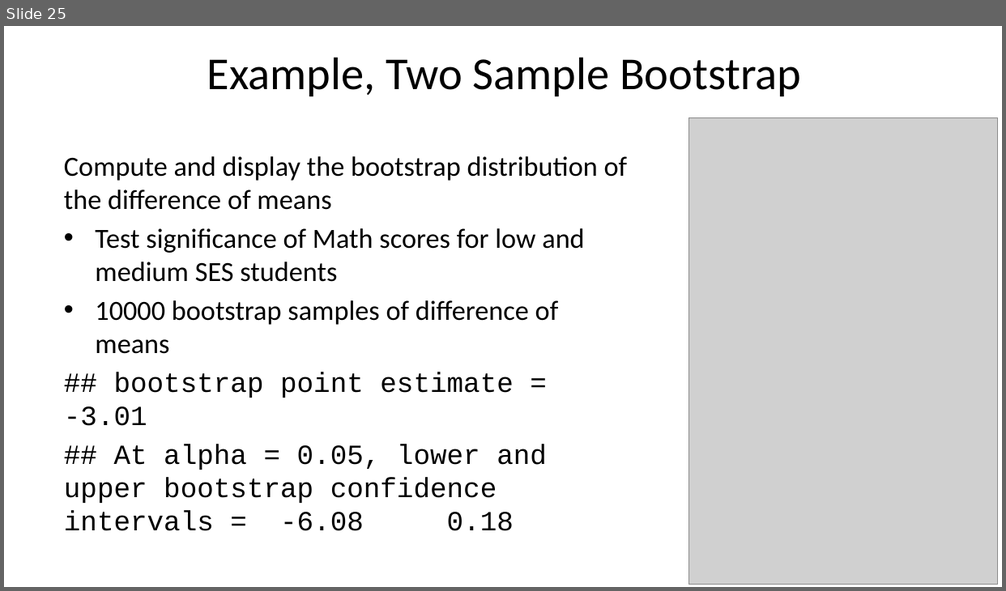
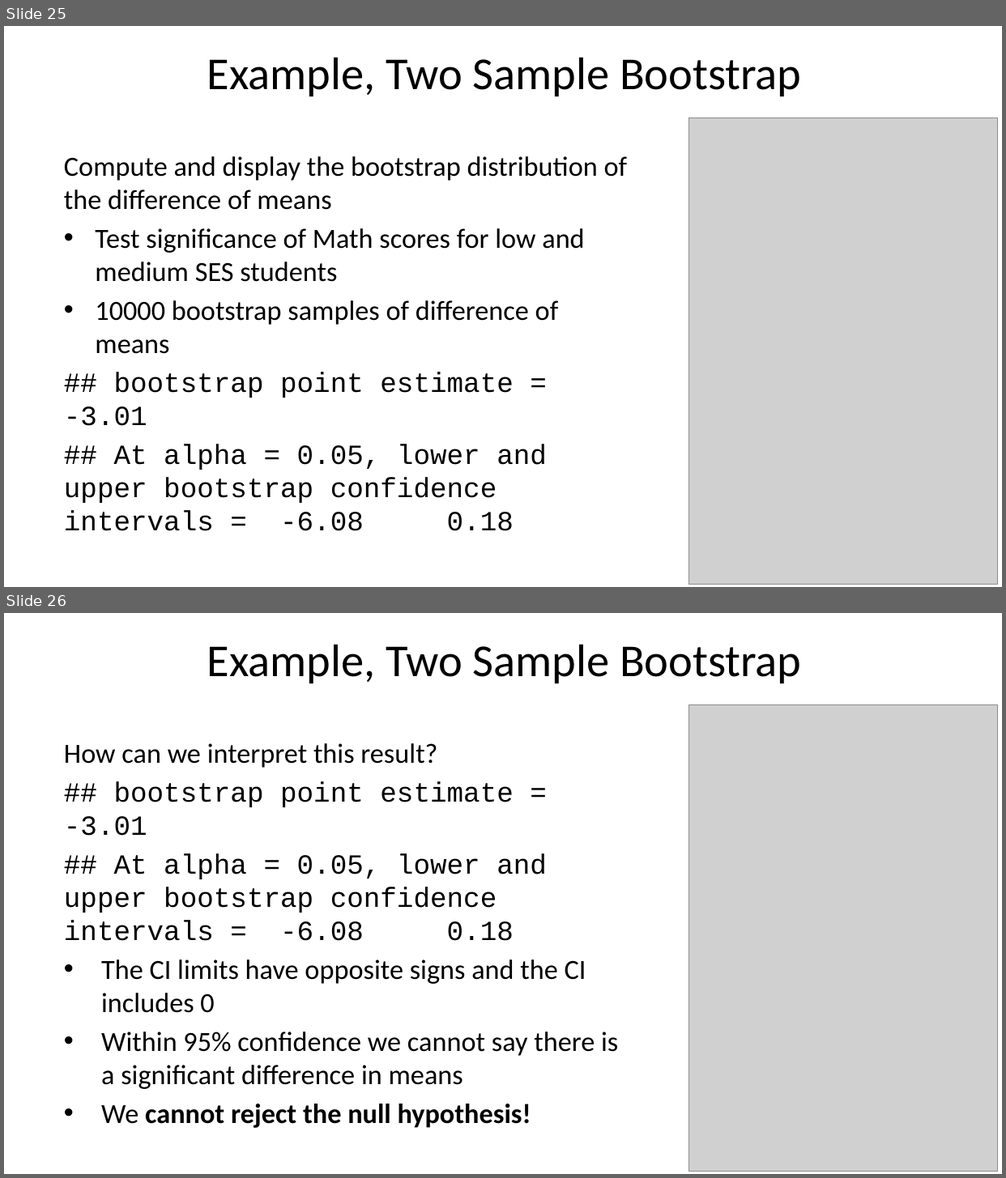
Before and after one commit to StephenElston/CSCI-E-83, a slide deck: LectureSlides/06b_IntroductionToBootstrap.pptx. Shown one above the other, each under a label of ours: slide 25 before the commit, slides 25 and 26 after it. The pictures are 1006x591 and 1006x1178 pixels, drawn with LibreOffice and Linux fonts; fonts in the diff are those of the drawing; grey boxes stand for pictures. Boxes give left, top, right and bottom in pixels: in the first picture for what was removed or moved away, otherwise in the second. Text is boxed around its words. In the diff, an @@ line names an element or a change of style, - is before the commit and + after.

```diff
--- a/LectureSlides/06b_IntroductionToBootstrap.pptx
+++ b/LectureSlides/06b_IntroductionToBootstrap.pptx
@@ slide 26 added at box(4, 613, 1002, 1174), background #FFFFFF @@
@@ title added at box(207, 644, 802, 683), 33 pt, text #000000 @@
+Example, Two Sample Bootstrap
@@ picture added at box(688, 705, 998, 1172) @@
@@ text added at box(64, 743, 618, 1128), 20 pt, text #000000 @@
+How can we interpret this result?
+## bootstrap point estimate = -3.01
+## At alpha = 0.05, lower and upper bootstrap confidence intervals = -6.08 0.18
+• The CI limits have opposite signs and the CI includes 0
+• Within 95% confidence we cannot say there is a significant difference in means
+• We cannot reject the null hypothesis!
```
Also in this commit, not shown: 1 other file.
